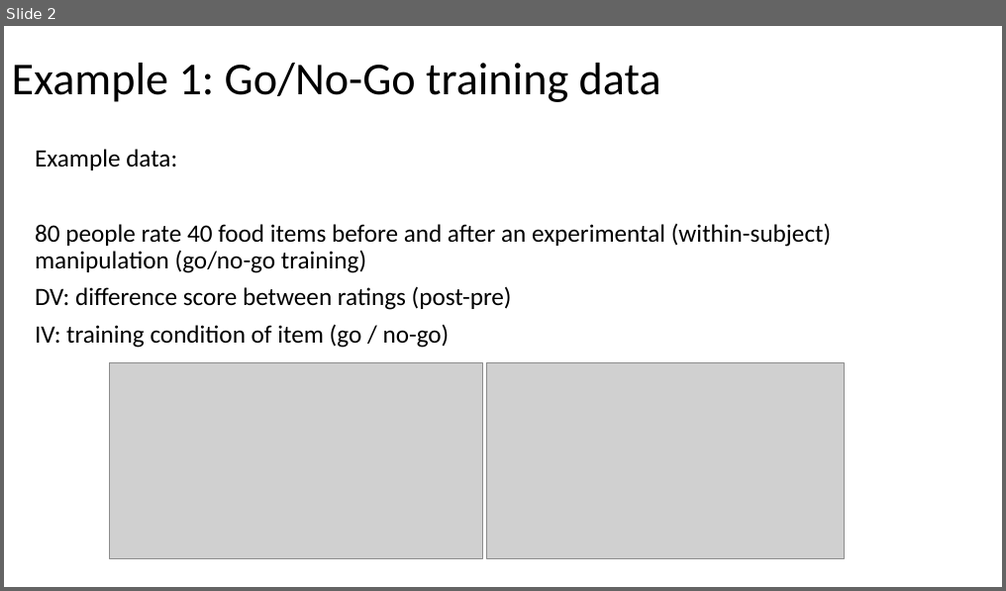
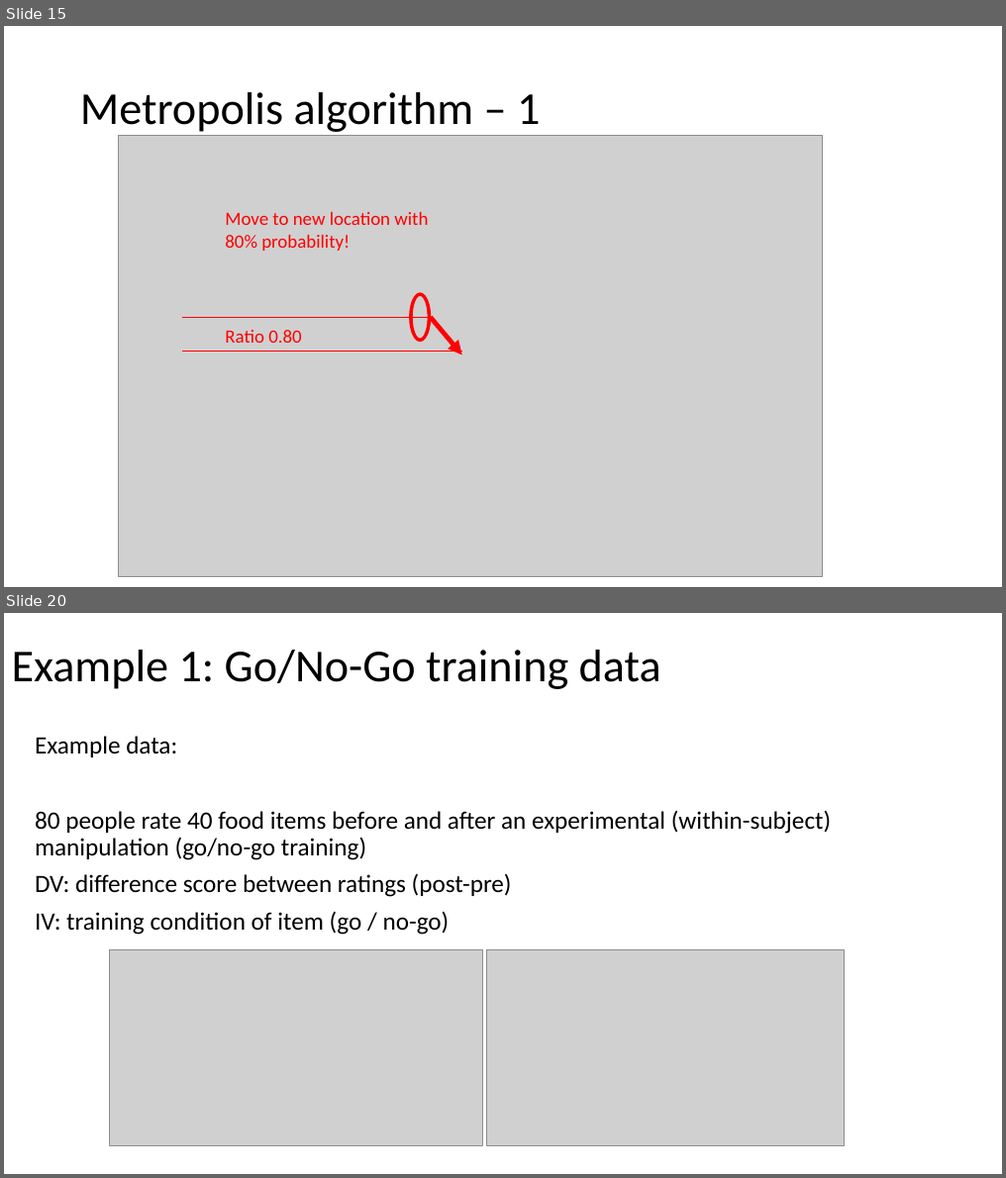
Before and after one commit to julianquandt/M3-brms-intro, a slide deck: intro_to_brms.pptx. Shown one above the other, each under a label of ours: slide 2 before the commit, slides 15 and 20 after it; the slides between them are not shown. The pictures are 1006x591 and 1006x1178 pixels, drawn with LibreOffice and Linux fonts; fonts in the diff are those of the drawing; grey boxes stand for pictures. Boxes give left, top, right and bottom in pixels: in the first picture for what was removed or moved away, otherwise in the second. Text is boxed around its words. In the diff, an @@ line names an element or a change of style, - is before the commit and + after.

```diff
--- a/intro_to_brms.pptx
+++ b/intro_to_brms.pptx
@@ slide 15 added at (4, 26, 1002, 587), background #FFFFFF @@
@@ title added at (80, 92, 540, 136), 44 pt, text #000000 @@
+Metropolis algorithm – 1
@@ picture added at (119, 135, 823, 577) @@
@@ text added at (225, 212, 428, 251), 18 pt, text #FF0000 @@
+Move to new location with
+80% probability!
@@ line added from (431, 317) to (183, 317), #FF0000 0.5 pt @@
@@ donut added at (410, 293, 431, 342), fill #FF0000, outline #FF0000 1 pt @@
@@ arrow added from (431, 317) to (462, 356), #FF0000 4.5 pt @@
@@ line added from (462, 352) to (183, 352), #FF0000 0.5 pt @@
@@ text added at (225, 330, 301, 343), 18 pt, text #FF0000 @@
+Ratio 0.80
@@ what was slide 2 is now slide 20 @@
```
Also in this commit, not shown: 3 slides changed, 17 other slides added, 1 other file.
